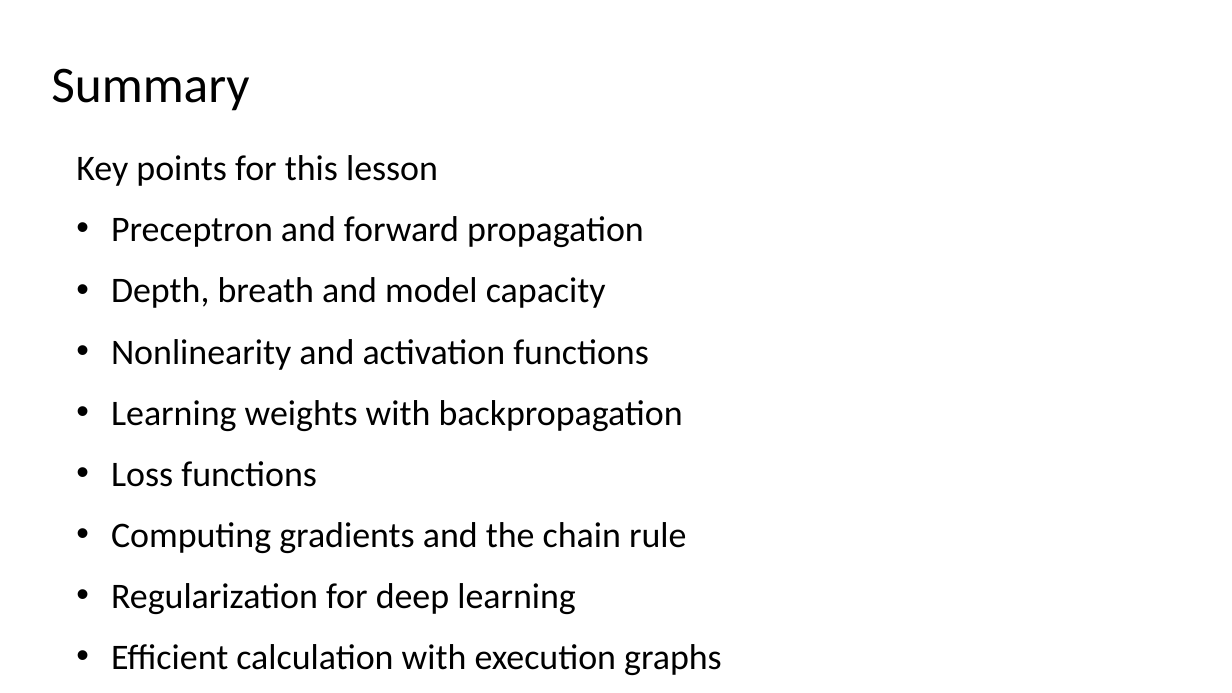
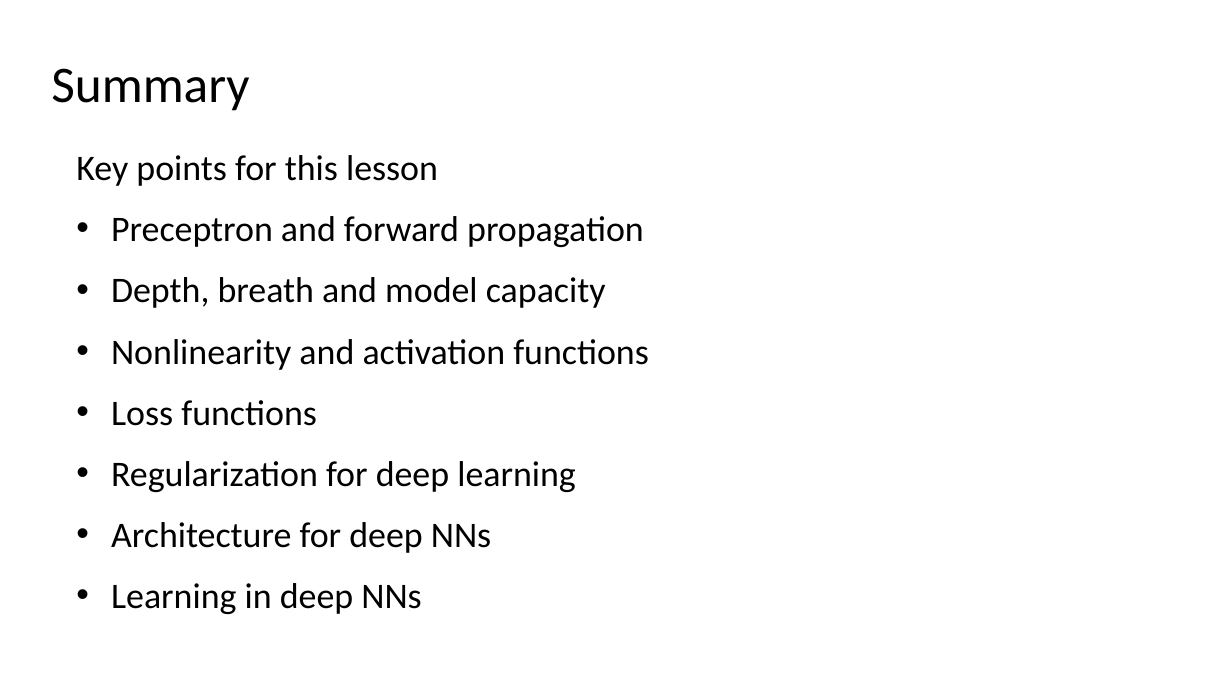
Before and after one commit to StephenElston/CSCI-E25, a slide deck: slide 62 of Slides/5_BuildingBlocksOfDeepLearning.pptx (slide 65 before the commit). Drawn at 1232x693 pixels with LibreOffice and Linux fonts; fonts in the diff are those of the drawing. Boxes give left, top, right and bottom in pixels: in the first picture for what was removed or moved away, otherwise in the second. Text is boxed around its words. In the diff, an @@ line names an element or a change of style, - is before the commit and + after.

Commit message:
Added slides on NN architecture and learning

```diff
--- a/Slides/5_BuildingBlocksOfDeepLearning.pptx
+++ b/Slides/5_BuildingBlocksOfDeepLearning.pptx
@@ text at box(111, 400, 683, 431): paragraph removed @@
-• Learning weights with backpropagation
@@ text at box(111, 522, 686, 553): paragraph removed @@
-• Computing gradients and the chain rule
@@ text at box(111, 522, 491, 614): text changed @@
-• Efficient calculation with execution graphs
+• Architecture for deep NNs
+• Learning in deep NNs
```
Also in this commit, not shown: 1 other slide changed, 12 slides added.
